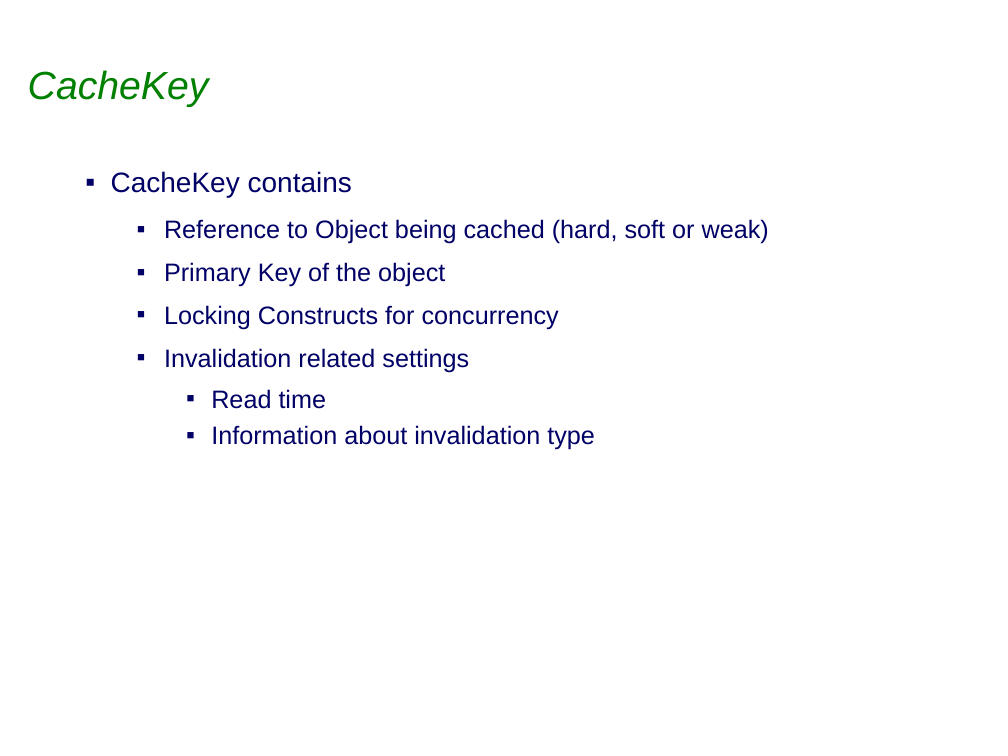
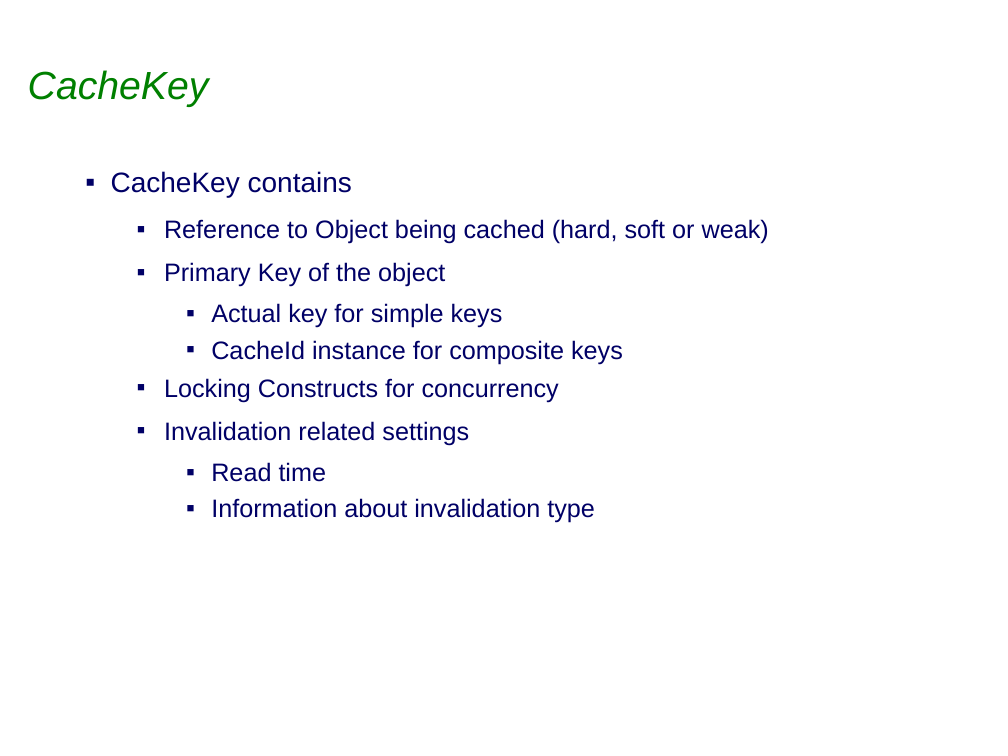
Before and after one commit to sabineheider/incubator, a slide deck: slide 11 of summit-2010/EclipseLink_Intro_Cache.ppt (slide 10 before the commit). Drawn at 1008x756 pixels with LibreOffice and Linux fonts; fonts in the diff are those of the drawing; background and template pictures are left out. Boxes give left, top, right and bottom in pixels: in the first picture for what was removed or moved away, otherwise in the second. Text is boxed around its words. In the diff, an @@ line names an element or a change of style, - is before the commit and + after.

```diff
--- a/summit-2010/EclipseLink_Intro_Cache.ppt
+++ b/summit-2010/EclipseLink_Intro_Cache.ppt
@@ text at (211,303,623,364): paragraphs added @@
+    ▪ Actual key for simple keys
+    ▪ CacheId instance for composite keys
```
Also in this commit, not shown: 4 other slides changed, 3 other files.
